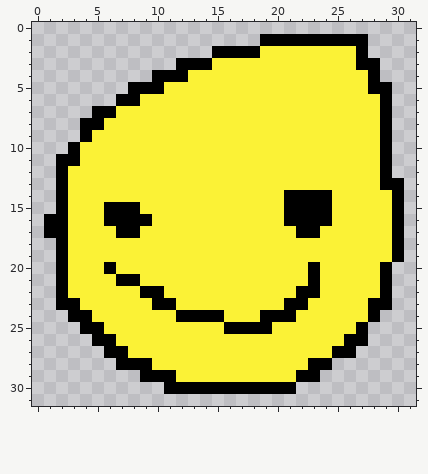
One commit to this pixel-art file: test.ase. The picture above was drawn from the file before the commit.
32x32 pixels, 1 frame.
And afterwards:
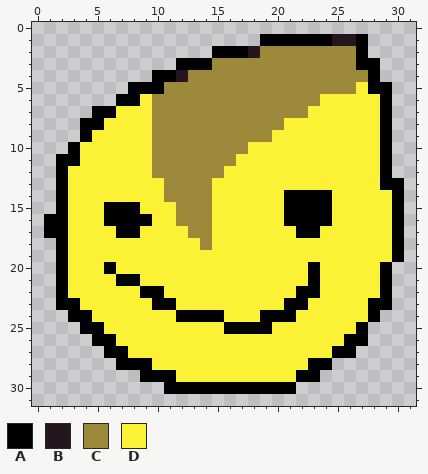
Palette (. is transparent): A #000000  B #24151f  C #9c8939  D #fbf236
Edits made:
layer "Overlay" opacity 52% added
--- layer "Overlay"
@@ x 8..29 @@
  0 ......................
- 1 ...........AAAAAAAAA..
- 2 .......AAAADDDDDDDDA..
- 3 ....AAADDDDDDDDDDDDAA.
- 4 ..AAADDDDDDDDDDDDDDDA.
- 5 AAADDDDDDDDDDDDDDDDDAA
- 6 ADDDDDDDDDDDDDDDDDDDDA
- 7 DDDDDDDDDDDDDDDDDDDDDA
- 8 DDDDDDDDDDDDDDDDDDDDDA
- 9 DDDDDDDDDDDDDDDDDDDDDA
-10 DDDDDDDDDDDDDDDDDDDDDA
-11 DDDDDDDDDDDDDDDDDDDDDA
-12 DDDDDDDDDDDDDDDDDDDDDA
-13 DDDDDDDDDDDDDDDDDDDDDA
-14 DDDDDDDDDDDDDAAAADDDDD
-15 ADDDDDDDDDDDDAAAADDDDD
-16 AADDDDDDDDDDDAAAADDDDD
-17 ADDDDDDDDDDDDDAADDDDDD
-18 DDDDDDDDDDDDDDDDDDDDDD
+ 1 ...........AAAAAABBA..
+ 2 .......AAABCCCCCCCCA..
+ 3 ....AAACCCCCCCCCCCCAA.
+ 4 ..AABCCCCCCCCCCCCCCCA.
+ 5 AAACCCCCCCCCCCCCCCCDAA
+ 6 ADCCCCCCCCCCCCCCDDDDDA
+ 7 DDCCCCCCCCCCCCCDDDDDDA
+ 8 DDCCCCCCCCCCCDDDDDDDDA
+ 9 DDCCCCCCCCCCDDDDDDDDDA
+10 DDCCCCCCCCDDDDDDDDDDDA
+11 DDCCCCCCCDDDDDDDDDDDDA
+12 DDCCCCCCDDDDDDDDDDDDDA
+13 DDDCCCCDDDDDDDDDDDDDDA
+14 DDDCCCCDDDDDDAAAADDDDD
+15 ADDDCCCDDDDDDAAAADDDDD
+16 AADDCCCDDDDDDAAAADDDDD
+17 ADDDDCCDDDDDDDAADDDDDD
+18 DDDDDDCDDDDDDDDDDDDDDD
 19 DDDDDDDDDDDDDDDDDDDDDD
Where, in picture pixels (left, top, right, bottom), the same in both pictures:
changed: (152, 34, 368, 250)
